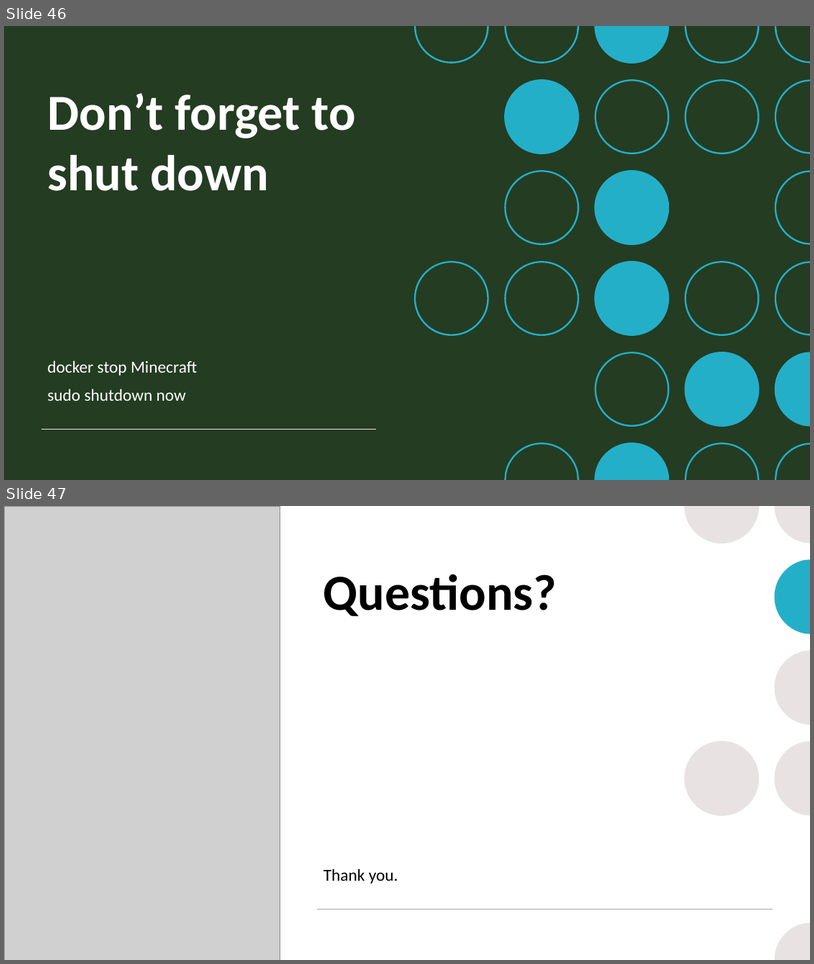
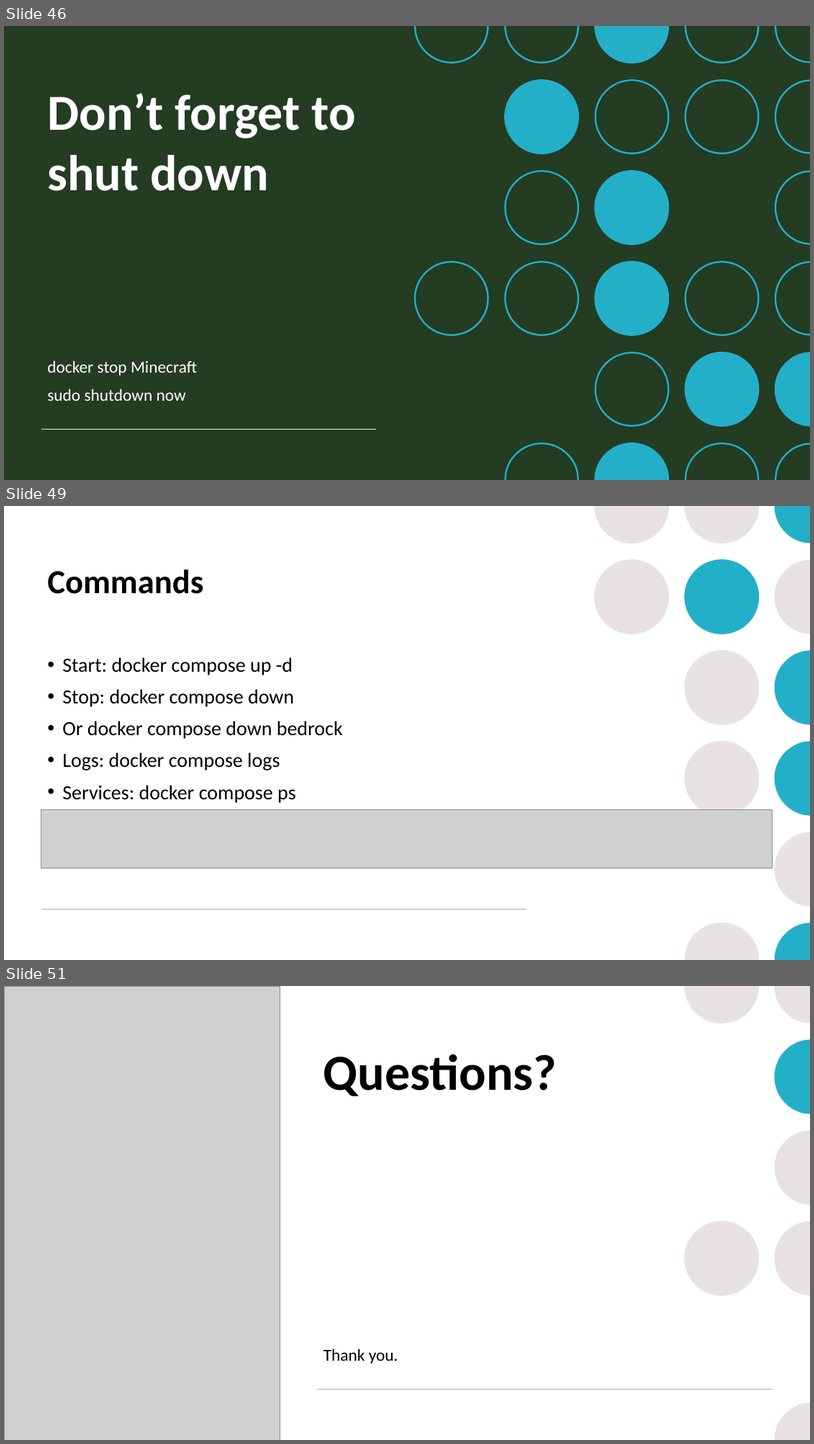
Before and after one commit to mrobbeloth/Lectures, a slide deck: Minecraft/Learning DevOps Through Minecraft.pptx. Shown one above the other, each under a label of ours: slides 46 and 47 before the commit, slides 46, 49 and 51 after it; the slides between them are not shown. The pictures are 814x964 and 814x1444 pixels, drawn with LibreOffice and Linux fonts; fonts in the diff are those of the drawing; grey boxes stand for pictures. Boxes give left, top, right and bottom in pixels: in the first picture for what was removed or moved away, otherwise in the second. Text is boxed around its words. In the diff, an @@ line names an element or a change of style, - is before the commit and + after.

Commit message:
Update presentation with Bedrock info

```diff
--- a/Minecraft/Learning DevOps Through Minecraft.pptx
+++ b/Minecraft/Learning DevOps Through Minecraft.pptx
@@ slide 49 added at (x1=4, y1=506, x2=810, y2=960), background #FFFFFF; not listed: 7 template elements that a slide beside it also shows @@
@@ group added at (x1=594, y1=506, x2=759, y2=960): 4 ellipses, 2 freeform shapes @@
@@ title added at (x1=47, y1=569, x2=203, y2=594), 40 pt, text #000000, bold @@
+Commands
@@ text added at (x1=62, y1=657, x2=343, y2=803), 24 pt, text #000000 @@
+• Start: docker compose up -d
+• Stop: docker compose down
+• Or docker compose down bedrock
+• Logs: docker compose logs
+• Services: docker compose ps
@@ picture added at (x1=41, y1=809, x2=773, y2=867) @@
@@ line added from (41, 909) to (527, 909), #A6A6A6 1 pt @@
@@ what was slide 47 is now slide 51 @@
```
Also in this commit, not shown: 4 slides changed, 4 other slides added, 2 slides removed.
